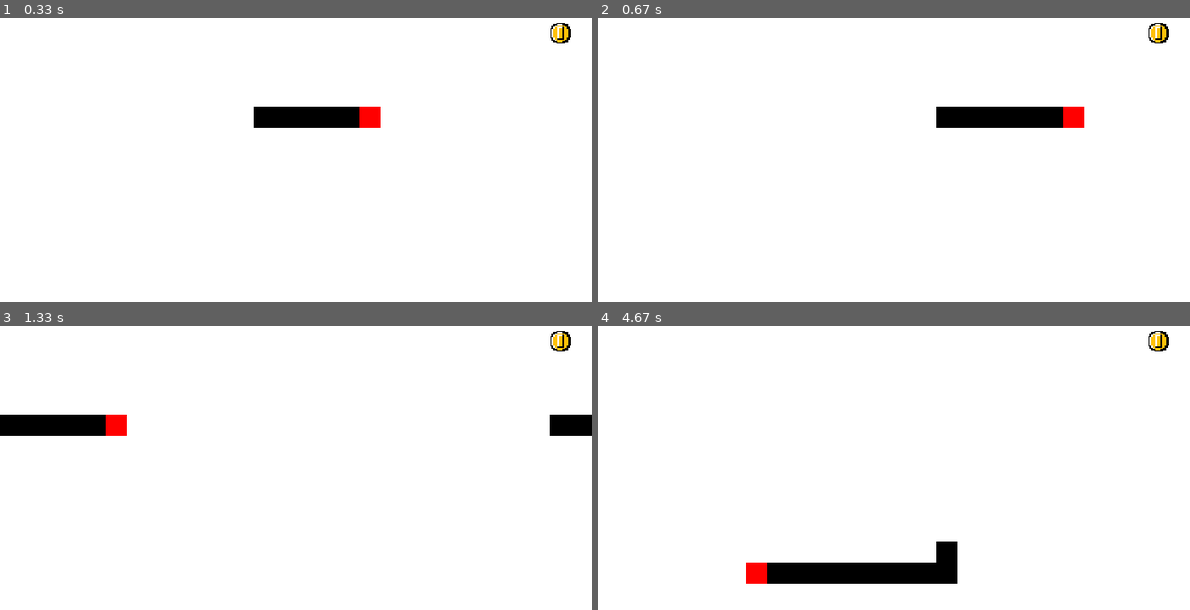
Above: before the commit, frames 1-4 (two rows, left to right).
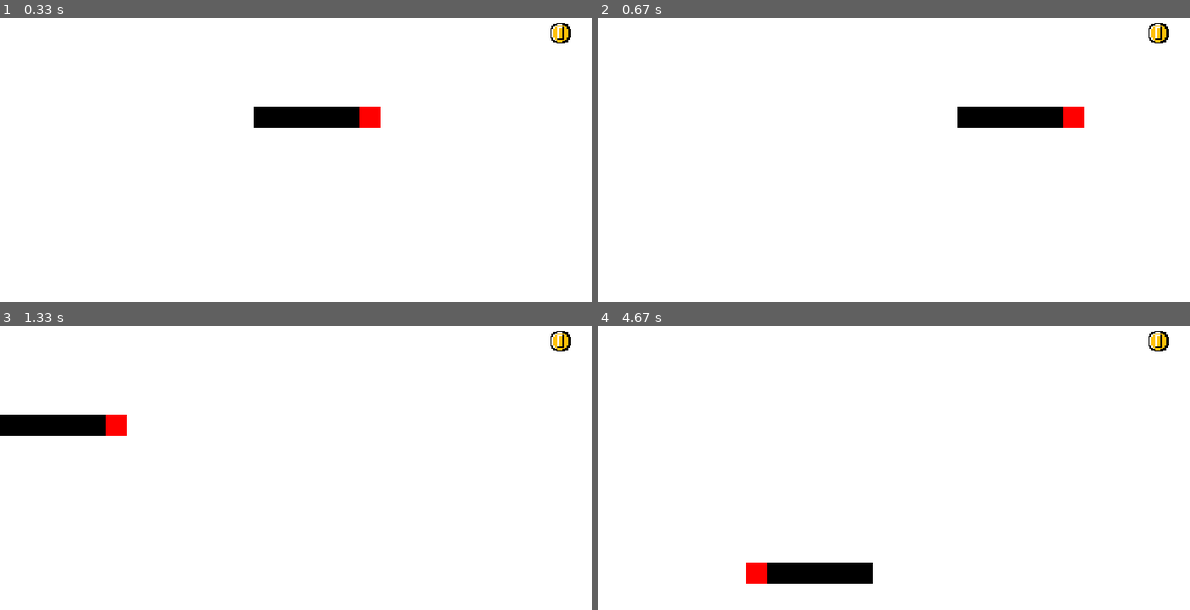
Above: after the commit, the same moments.

Repository: Samrocks58/coding-stuff
Game: pygame game, started from new snake.py
Two runs of this game, one before a commit and one after it. Both use one fixed random seed, a clock stepped at 60 frames per second and the inputs below.
Inputs:
- Up to frame 1 (0.33 s): no input
- Up to frame 2 (0.67 s): tap Space at 0.33 s
- Up to frame 3 (1.33 s): tap Space at 0.67 s
- Up to frame 4 (4.67 s): hold Down 1.57-2.03 s; hold Left 2.07-2.47 s; hold Up 2.5-2.87 s; hold Right 2.9-3.53 s; hold Down 3.57-3.93 s; tap Space at 3.63, 4.03, 4.33, 4.53 s; hold Left 3.97-4.43 s; hold Right from 4.47 s (still down)

Frame 1 is identical in both runs. In frame 2, 0.3% of the frame differs, in the area x 57-61%, y 31-39%; in frame 3, 0.5%; in frame 4, 1.3%, in the area x 46-61%, y 75-91%.

Commit message:
Update new snake.py

Diff:
--- a/new snake.py
+++ b/new snake.py
@@ -27,6 +27,8 @@
     gameloop()
 
 def game_over():
+    global length
+    print(f"Score: {length}")
     root=Tk()
     root.wm_withdraw()
     MsgBox=messagebox.askyesno("You Died!!!", "Do you want to play again?")
@@ -69,7 +71,6 @@
             if event.type == pygame.KEYDOWN:
                 if event.key == pygame.K_q:
                     quit()
-                if event.key == pygame.K_SPACE: length += 1
                 if event.key == pygame.K_DOWN:
                     if direction % 2 == 1:
                         direction=4
